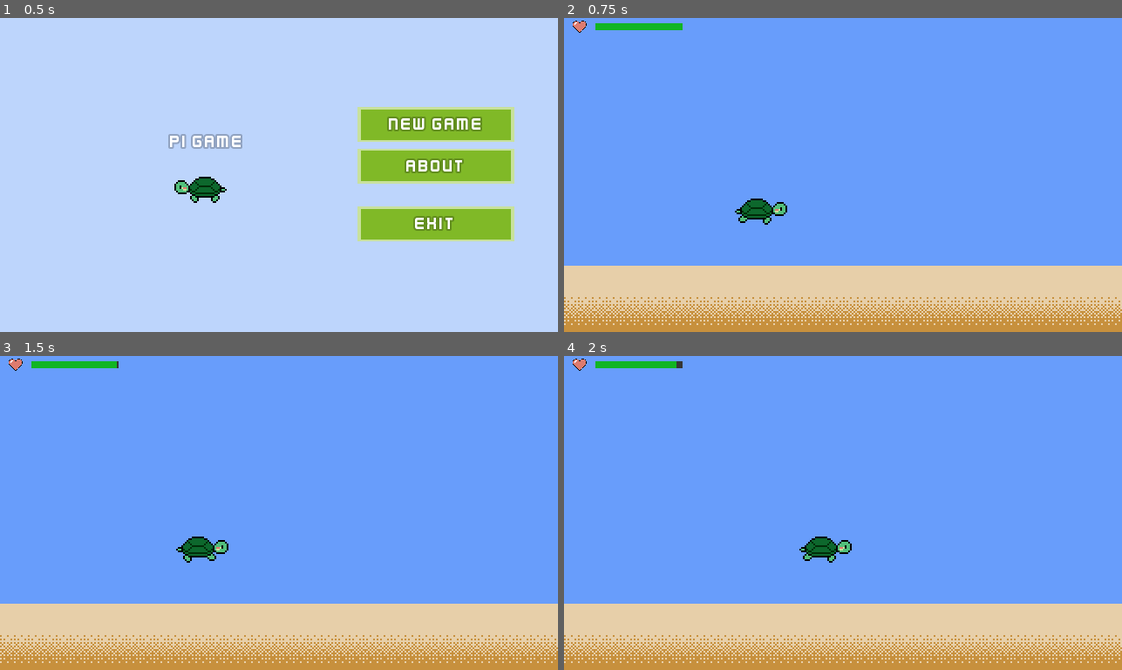
Above: before the commit, frames 1-4 (two rows, left to right).
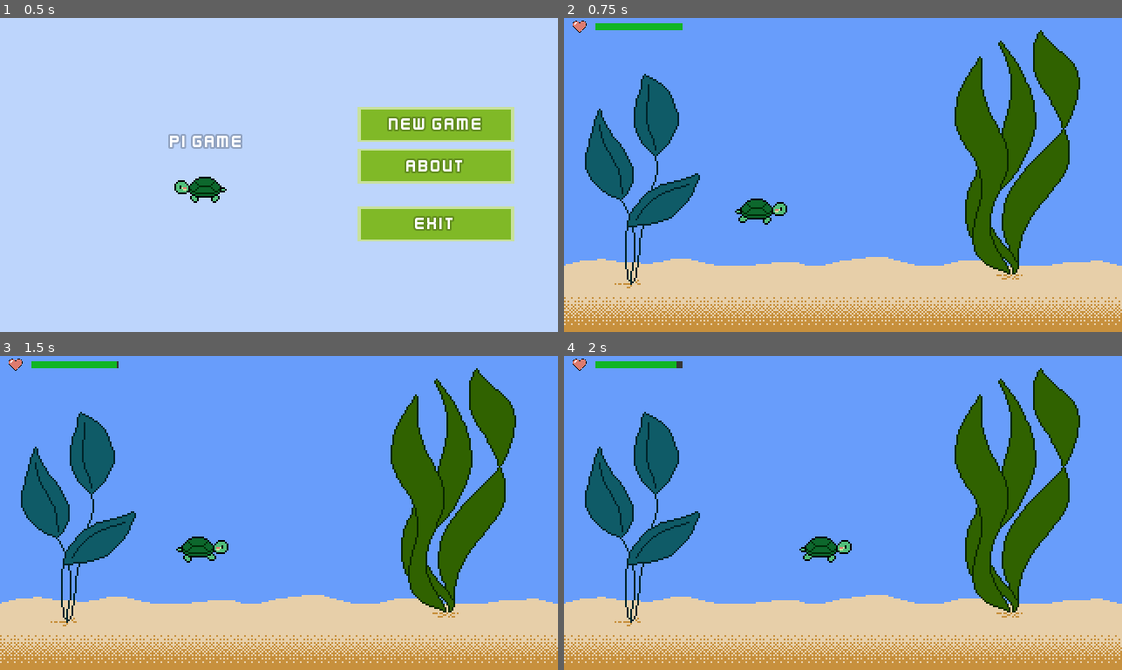
Above: after the commit, the same moments.

Repository: kelvinatorr/pi-game
Game: Godot game, scene res://SceneManager.tscn
Two runs of this game, one before a commit and one after it. Both use one fixed random seed, a clock stepped at 60 frames per second and the inputs below.
Inputs:
- Up to frame 1 (0.5 s): no input
- Up to frame 2 (0.75 s): click "New Game" at 0.5 s
- Up to frame 3 (1.5 s): tap Enter at 1.25 s; hold Right (ui_right) from 1.28 s (still down)
- Up to frame 4 (2 s): keep holding Right (ui_right)

Frame 1 is identical in both runs. In frame 2, 14% of the frame differs, in the area x 0-100%, y 3-87%; in frame 3, 14%; in frame 4, 14%.

Commit message:
Add underwater background with aquarium outline

Diff:
--- a/world/TankUnderwater.tscn
+++ b/world/TankUnderwater.tscn
@@ -1,7 +1,7 @@
 [gd_scene load_steps=5 format=2]
 
 [ext_resource path="res://world/world-border-tile.png" type="Texture" id=1]
-[ext_resource path="res://world/background-aquarium-320x180.png" type="Texture" id=2]
+[ext_resource path="res://world/background-aquarium-400x225.png" type="Texture" id=2]
 
 [sub_resource type="ConvexPolygonShape2D" id=1]
 points = PoolVector2Array( 0, 0, 8, 0, 8, 8, 0, 8 )
@@ -41,8 +41,10 @@
 [node name="background" type="TextureRect" parent="."]
 anchor_right = 1.0
 anchor_bottom = 1.0
-margin_right = 320.0
-margin_bottom = 180.0
+margin_left = -40.087
+margin_top = 0.0143166
+margin_right = 359.913
+margin_bottom = 225.014
 texture = ExtResource( 2 )
 __meta__ = {
 "_edit_use_anchors_": false
Binary file added: world/background-aquarium-400x225.png
Not shown, added: world/background-aquarium-400x225.png.import
